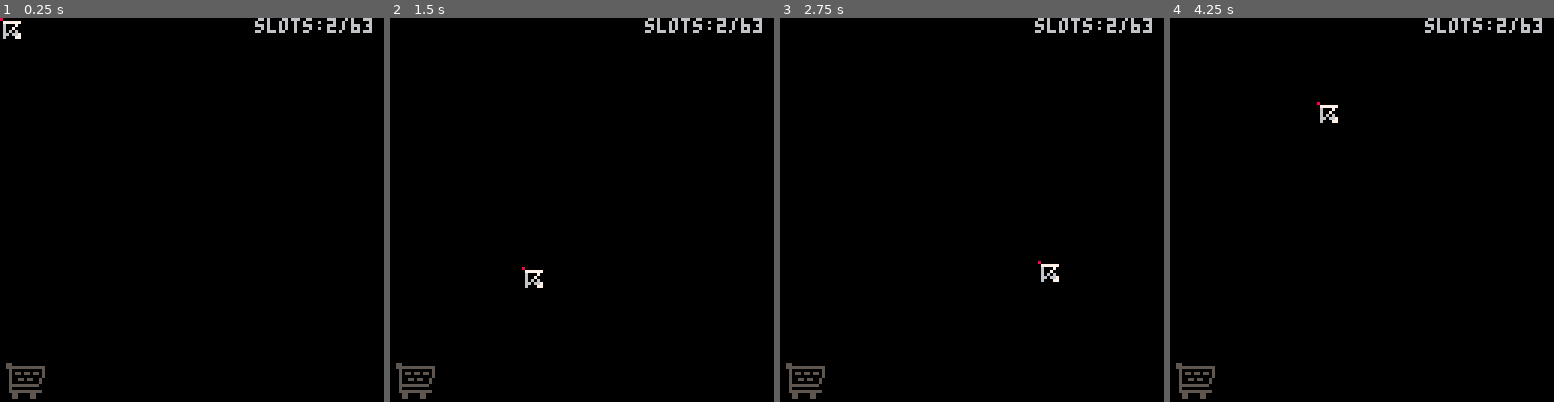
Above: before the commit, frames 1-4 (left to right).
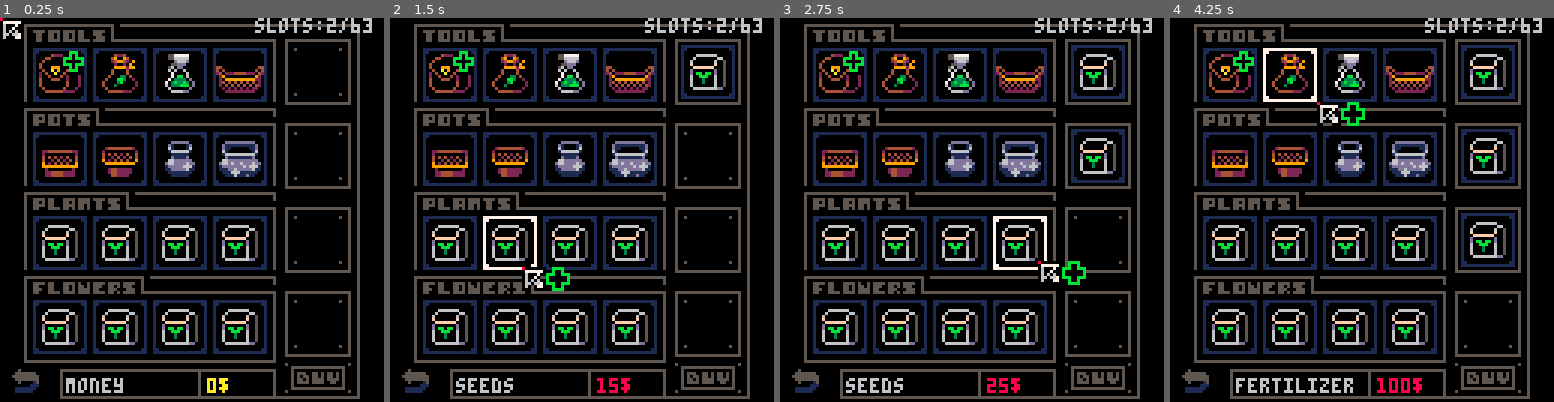
Above: after the commit, the same moments.

Repository: vinimesquitamoraes/Plantinhas
Game: PICO-8 cartridge plantinhas.p8
Same seed, same stepped clock (60 frames per second), same inputs: the game is played once before the commit and once after it.
Inputs (mouse positions are in pixels of both pictures, inside the frame that each line leads up to):
- Up to frame 1 (0.25 s): no input
- Up to frame 2 (1.5 s): click (459, 121) at 0.67 s; tap X (X key) at 1.07 s; click (520, 267) at 1.22 s
- Up to frame 3 (2.75 s): click (975, 114) at 1.77 s; tap X (X key) at 2.07, 2.4, 2.73 s; click (1037, 259) at 2.32 s
- Up to frame 4 (4.25 s): click (1492, 106) at 2.87 s; tap X (X key) every 0.33 s from 3.07 to 4.07 s; click (1254, 256) at 3.42 s; click (1315, 102) at 3.97 s

The runs differ from the first frame. In frame 1, 26% of the frame differs, in the area x 1-94%, y 1-100%; in frame 2, 27%; in frame 3, 28%; in frame 4, 29%.

Commit message:
refactor/changed how tool_tip function handle colors and strings

Diff:
--- a/plantinhas.p8
+++ b/plantinhas.p8
@@ -28,7 +28,7 @@
  2 para loja
  3 para o deposito
  ]]
- status = 1
+ status = 2
 
  local load_aux = dget(0)
 	--game vars
@@ -93,6 +93,7 @@
  bt_comp = criar_obj("botao",3,ls_bts)
  bt_dept = criar_obj("botao",4,ls_bts)
  bt_vend = criar_obj("botao",5,ls_bts)
+ bt_atal = criar_obj("botao",6,ls_bts)
 
  --espacos da lojinha .............................................................................................................................................................+
  init_loja()
@@ -128,6 +129,9 @@
 
  --jogo principal --------------------------------------------------------------------------------------------+
  if status == 1 then
+
+	bt_atal:hover()
+	bt_atal:ativa()
 
  --ir depot .......................................................................................................
  if ls_atl.show then
@@ -295,7 +299,7 @@
 
  --jogo principal --------------------------------------------------------------------------------------------------+
  if status == 1 then
-
+ 	bt_atal:des()
   bt_loja:des()
   des_jardim()
 
@@ -626,10 +630,10 @@
    self.x, self.y, self.w, self.h, self.tam, self.s, self.sr, self.sp, self.ct = 57, 57, 16, 16, 2, 40, 40, 42, 1
 	 --vender
 		elseif subtipo == 5 then
- 	 self.x, self.y, self.w, self.h, self.tam, self.s, self.sr, self.sp, self.ct = 112, 113, 16, 16, 2, 14, 14, 46, 1
+ 	 self.x, self.y, self.w, self.h, self.tam, self.s, self.sr, self.sp, self.ct = 1, 113, 16, 16, 2, 14, 14, 46, 1
 	 --atalho
 		elseif subtipo == 6 then
- 	 self.x, self.y, self.w, self.h, self.tam, self.s, self.sr, self.sp, self.ct = 112, 113, 16, 16, 2, 14, 14, 46, 1
+ 	 self.x, self.y, self.w, self.h, self.tam, self.s, self.sr, self.sp = 112   ,    113,     16,     16,        2,     166,    166,      144
 	 end
 
 	 --metodos de botoes
@@ -669,6 +673,9 @@
 	    	mouse:reset()
 						venda = not venda
 						ls_inv.val = not ls_inv.val
+
+				elseif tipo_bt == 6 then
+					ls_atl.show = not ls_atl.show
 				end
 			end
 		end
@@ -1104,48 +1111,56 @@
 end
 
 function tool_tip(item)
- rect(14,117,91,126,5)
- rectfill(15,118,90,125,0)
- rect(14,117,66,126,5)
+ rect(20,117,91,126,5)
+ rectfill(20,118,90,125,0)
+ rect(20,117,66,126,5)
+
+	local tip_str = ""
+	local val_str = ""
+	local cor = status == 2 and 8 or 11
+
+	if item then
+
+		--nome do item
+		if range(item.tip,8,15) then
+			tip_str ="seeds"
+		else
+			tip_str = item.nome
+		end
+		--preco
+	 if(item == regador or item == pa)return
+		if(item.val > saldo and status == 2) cor = 2
+  val_str = item.val.."$"
+
+	elseif(bt_comp:col_mouse("retg") and ls_car.total!=0 and status == 2)then
+		local cor = 10
+		tip_str = "total"
+		if(ls_car.total > saldo and status == 2) cor = 2
+	 val_str = ls_car.total.."$"
+
+	--mostrar preco ao passar mouse no carrinho
+	elseif ls_car.val then
+
+		if ls_car.qual != nil then
+			tip_str = ls_car.qual.item.nome
+	  val_str = ls_car.qual.item.val.."$"
+ 	end
+
+	--mostrar saldo
+	else
+		tip_str = "money"
+		val_str = saldo.."$"
+		cor     = 10
+	end
 
 	--mostrar preco ao passar mouse
 	if slots == 63 and status ==2 then
-	 print("you are full",17,120,8)
-		return
-	end
-
-	if item then
-		--nome do item
-		if range(item.tip,9,16) then
-			print("seeds",17,120,6)
-		else
-			print(item.nome,17,120,6)
-		end
-		--preco
-	 if(item == regador or item == pa)return
-		local cor = status == 2 and 8 or 11
-		if(item.val > saldo and status == 2) cor = 2
-  print(item.val,69,120,cor)
-
-	elseif(bt_comp:col_mouse("retg") and ls_car.total!=0 and status == 2)then
-		local cor = 10
-		print("total",17,120,10)
-		if(ls_car.total > saldo and status == 2) cor = 2
-	 print(ls_car.total,69,120,cor)
-
-	--mostrar preco ao passar mouse no carrinho
-	elseif ls_car.val then
-
-		if ls_car.qual != nil then
-			print(ls_car.qual.item.nome,17,120,6)
-	  print(ls_car.qual.item.val,69,120,6)
- 	end
-
-	--mostrar saldo
-	else
-		print("money",17,120,6)
-		print(saldo  ,69,120,3)
-	end
+	 tip_str = "you are full"
+	end
+
+	print(tip_str ,22,120,6)
+	print(val_str ,69,120,cor)
+
 end
 -->8
 --loljinha =====================
@@ -1681,7 +1696,7 @@
  	pal(1,0)
 
 		if(pisca)then pal(11,5) else pal(5,11) end
-	 spr(247,121,109)
+	 spr(247,bt_vend.x+10,bt_vend.y-3)
 	 pal()
 
   tool_tip(ls_inv.qual)
@@ -1692,7 +1707,7 @@
 		pal(1,0)
 		pal(7,13)
 		pal(3,1)
-	 spr(247,121,110)
+	 spr(247,bt_vend.x+10,bt_vend.y-2)
 
 	end
  pal()
@@ -1747,9 +1762,9 @@
 function def_pos(i)
 		i.x = flr(rnd(60)) + 16
 
-		if i.tip <=4 then
+		if i.tip <4 then
 			i.y = 16
-		elseif i.tip<=8 then
+		elseif i.tip<8 then
 			i.y = 40
 		else
 			i.y = 64
@@ -2151,20 +2166,20 @@
 02424421111121000000000b00000000000003222230000000000322223000000000113bb33300000000000b000000000000000b000000000000031313300000
 022424441114221000000311113000000000311111130000000031111113000000000113b1100000000003111130000000000311113000000000000000000000
 02429224442224110000000000000000000000000000000000000000000000000000000000000000000000000000000000000000000000000000000000000000
-12244aa44111411100000000000000000000000000000000000000221100000000000000000000000000000000000000000000000000000000000bb00b300000
-1224444aa42a1121000000000000000000000000000888000000024211111000000000000000000000003330000000000000b0000bbb00000000bbbb03330000
-122244442aa2222100000000000000000000000088822280000002442112210000000000000000000000033000000000000b0bb033b000000000000b30000000
-11244422a44a221100000000000000000008000082288280000001244442210000000033033000000000000b300000000000000b300000000000088338800000
-01122222a222a1100000000000030000008280000822280000001492222110000000000b30000000000000b000a0a0000000003bb30000000000878888780000
+12244aa44111411100000000000000000000000000000000000000222210000000000000000000000000000000000000000000000000000000000bb00b300000
+1224444aa42a1121000000000000000000000000000888000000024222222100000000000000000000003330000000000000b0000bbb00000000bbbb03330000
+122244442aa2222100000000000000000000000088822280000002441112220000000000000000000000033000000000000b0bb033b000000000000b30000000
+11244422a44a221100000000000000000008000082288280000001244441220000000033033000000000000b300000000000000b300000000000088338800000
+01122222a222a1100000000000030000008280000822280000001492222221000000000b30000000000000b000a0a0000000003bb30000000000878888780000
 001112222221110000000000003230000b424b000b888b0000002249494400000000003bb300000000b00b000a0a0a0000000a9339a000000000887777880000
-0000011111110000000300000bb2bb0000bb300000bb30000002444494211000000003133130000000bb0300a07070a0000079a9aa9700000030288888820300
-00000000000000000bb2bb0000bb3000000300000003000000144444942210000000b131331b0000000bb3000a070a000000a979779a00000033122222213300
-000000000bb0bb0000bb3000000300000bb300000bb300000024444444221100000031b1bb13000000003300909090900033a9a9aa9a330000b3112222113b00
-0000000000bb3000000300000bb30000b0033300b00333000022444444221100003331313313330000000bb009090900000399a9aa99300000bbb11b111bbb00
-0bb0bb00000300000bb30000b003330000330030003300300022244422224100000311313311300000000bb00090900000bbb999a99bbb00000bb31bb13bb000
-00b3300000b3000000033300003300300003b0000003b000001222222444210000bbb111311bbb00003330b000000000000bb39bb93bb0000000113bb3330000
-0003000000033000003300000003b00000330b0000330b000001122222221000000bb31bb13bb0000003300b000000000000113bb33300000000011111100000
-00030000000300000003000000330000000300000003000000000111111100000000113bb3330000000003333330000000000113b11000000000000000000000
+0000011111110000000300000bb2bb0000bb300000bb30000002444494222000000003133130000000bb0300a07070a0000079a9aa9700000030288888820300
+00000000000000000bb2bb0000bb3000000300000003000000144444942221000000b131331b0000000bb3000a070a000000a979779a00000033122222213300
+000000000bb0bb0000bb3000000300000bb300000bb300000024444444221200000031b1bb13000000003300909090900033a9a9aa9a330000b3112222113b00
+0000000000bb3000000300000bb30000b0033300b00333000022444444211200003331313313330000000bb009090900000399a9aa99300000bbb11b111bbb00
+0bb0bb00000300000bb30000b003330000330030003300300022244422211200000311313311300000000bb00090900000bbb999a99bbb00000bb31bb13bb000
+00b3300000b3000000033300003300300003b0000003b000001222222111120000bbb111311bbb00003330b000000000000bb39bb93bb0000000113bb3330000
+0003000000033000003300000003b00000330b0000330b000001222111112000000bb31bb13bb0000003300b000000000000113bb33300000000011111100000
+00030000000300000003000000330000000300000003000000000122222200000000113bb3330000000003333330000000000113b11000000000000000000000
 001111000011110000111100001111000011110000111100000000000000000000000113b1100000000000000000000000000000000000000000000000000000
 55550000555500005500000055550000000000000000000000000000000030000000000000000000000000000b03300000000000000000000000000000000000
 0550000055050000550000005505000000000000009000090bbb0b3000bb3b300090a00000000bbb0088828000b0077000000000000000000000000000000000
